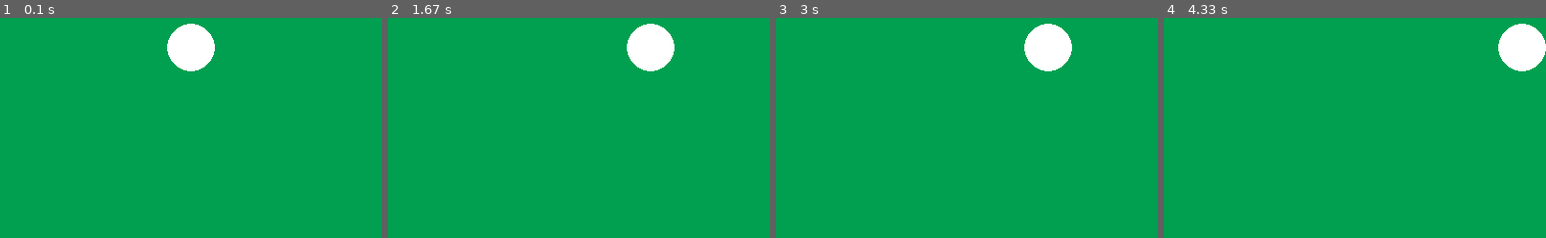
Above: before the commit, frames 1-4 (left to right).
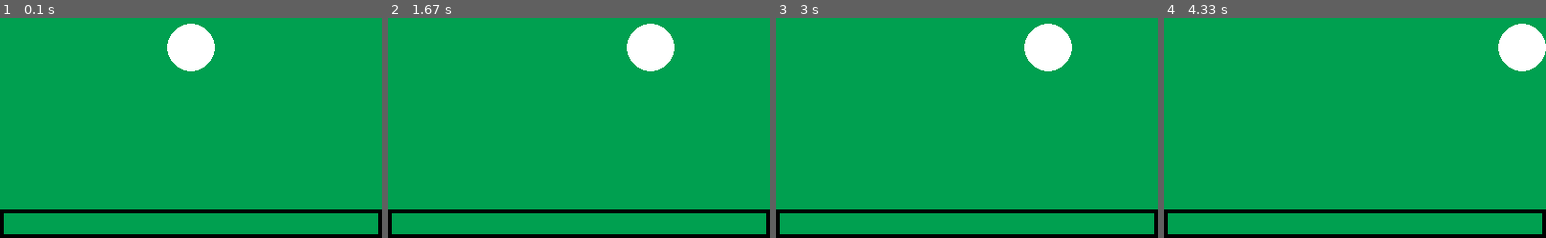
Above: after the commit, the same moments.

Repository: TheGoldKay/pygame-projects
Game: pygame game, started from falling_ball/main.py
The game is run twice, just before and just after one commit, with the same random seed, the same clock (stepped at 60 frames per second) and the same inputs.
Inputs:
- Up to frame 1 (0.1 s): no input
- Up to frame 2 (1.67 s): hold Right 0.33-0.8 s; hold Right 0.83-1.3 s; hold Left from 1.33 s (still down)
- Up to frame 3 (3 s): release Left at 1.87 s; hold Left 1.9-2.3 s; hold Right 2.33-2.97 s
- Up to frame 4 (4.33 s): hold Left 3-3.47 s; hold Right 3.5-3.97 s; hold Right from 4 s (still down)

The runs differ from the first frame. In frame 1, 3.7% of the frame differs, in the area x 0-100%, y 87-100%; in frame 2, 3.7%; in frame 3, 3.7%; in frame 4, 3.7%.

Commit message:
first bar

Diff:
--- a/falling_ball/main.py
+++ b/falling_ball/main.py
@@ -1,5 +1,6 @@
 from tkinter import LEFT
 from matplotlib.backend_bases import DrawEvent
+from matplotlib.pyplot import barh
 from matplotlib.sankey import RIGHT
 import pygame as pg
 import sys
@@ -18,14 +19,26 @@
 CIRCLE_COLOR = (200, 200, 200)
 CIRCLE_SPEED = 5
 
+BAR_HEIGHT = 30
+
 def makeCircle(r, cx, cy):
   circle = pg.Rect(0, 0, r * 2, r * 2)
   circle.center = cx, cy
   return circle
 
-def drawDisplay(win, circle):
+def makeBar(bars):
+  rect = pg.Rect(0, WIN_HEIGHT - BAR_HEIGHT, WIN_WIDTH, BAR_HEIGHT)
+  bars.append(rect)
+  return bars
+
+def drawBars(win, bars):
+  for bar in bars:
+    pg.draw.rect(win, 'black', bar, 4)
+
+def drawDisplay(win, circle, bars):
   win.fill(BG_COLOR)
-  pg.draw.circle(win, "white", circle.center, CIRCLE_RADIUS)
+  pg.draw.circle(win, 'white', circle.center, CIRCLE_RADIUS)
+  drawBars(win, bars)
   pg.display.update()
 
 def moveCircle(circle, left, right):
@@ -49,6 +62,8 @@
   RIGHT = False
   LEFT = False
   run = True
+  bars = []
+  bars = makeBar(bars)
   while run:
     clock.tick(FPS)
     for event in pg.event.get():
@@ -65,7 +80,7 @@
         LEFT = False
         RIGHT = False
     circle = moveCircle(circle, LEFT, RIGHT)
-    drawDisplay(screen, circle)
+    drawDisplay(screen, circle, bars)
   pg.quit()
   sys.exit()
 
